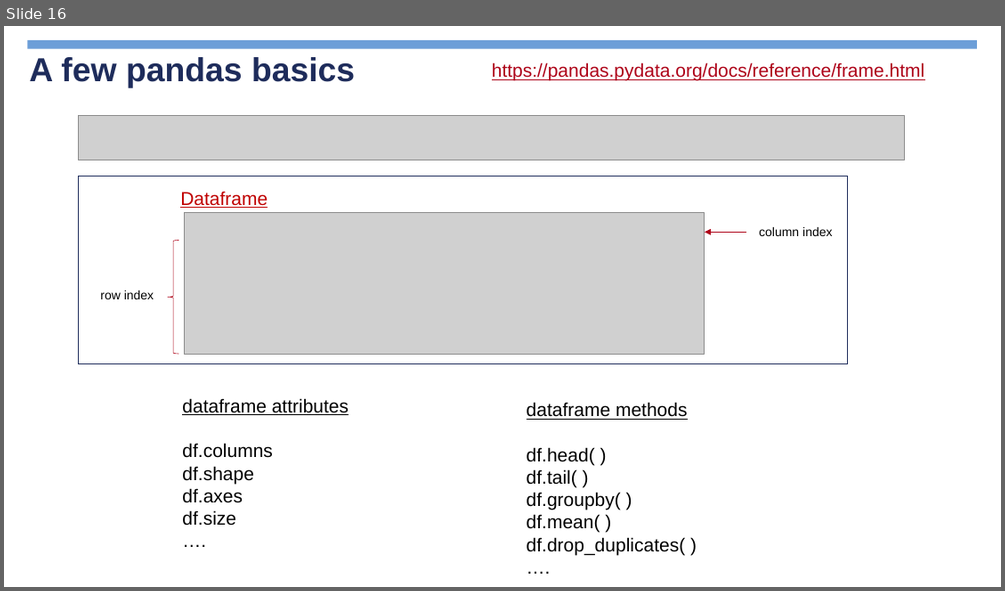
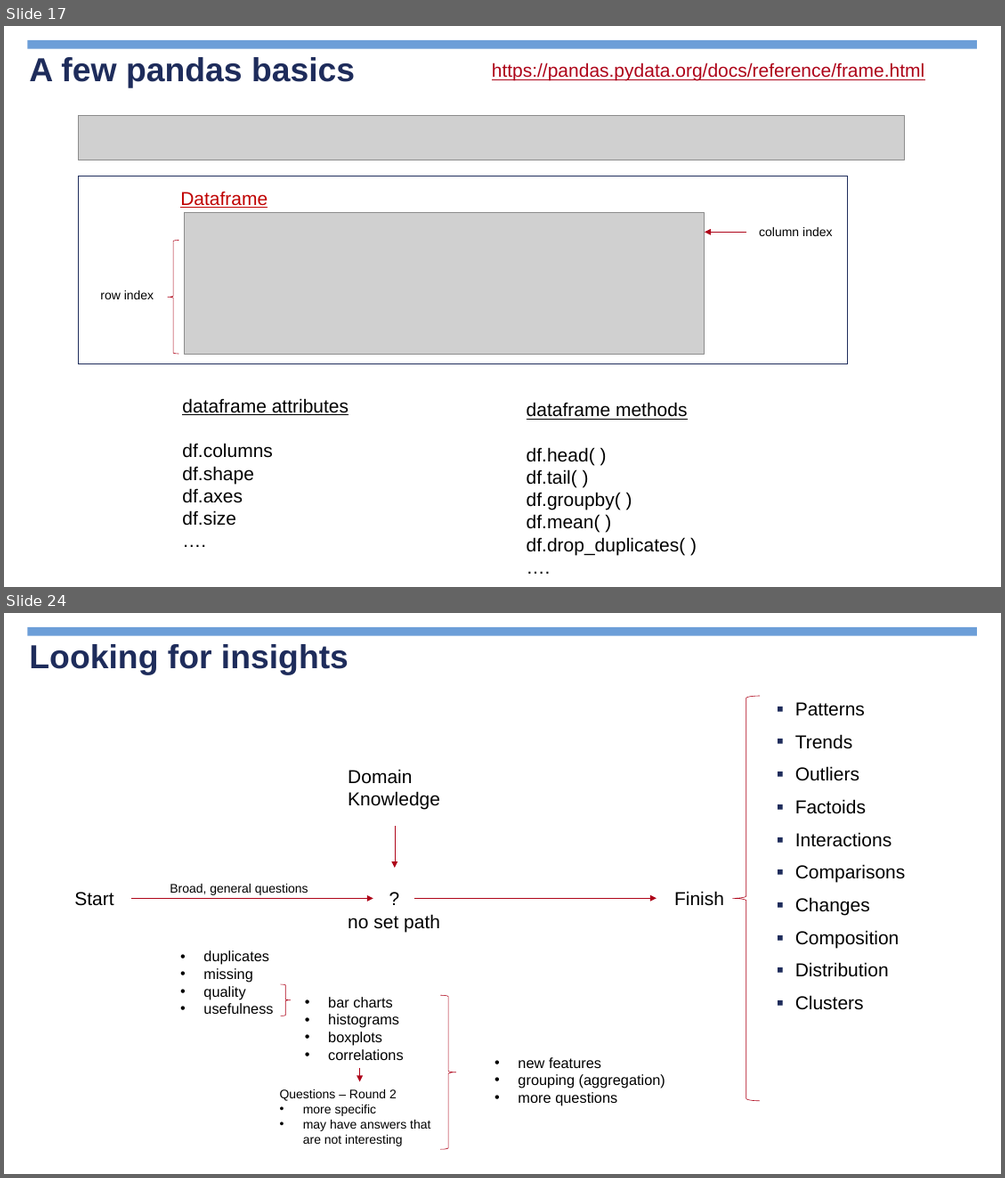
Before and after one commit to jimcody2014/Python-CDC, a slide deck: Intro to Python/Introduction to Python 2022.pptx. Shown one above the other, each under a label of ours: slide 16 before the commit, slides 17 and 24 after it; the slides between them are not shown. The pictures are 1005x591 and 1005x1178 pixels, drawn with LibreOffice and Linux fonts; fonts in the diff are those of the drawing; grey boxes stand for pictures; background and template pictures are left out. Boxes give left, top, right and bottom in pixels: in the first picture for what was removed or moved away, otherwise in the second. Text is boxed around its words. In the diff, an @@ line names an element or a change of style, - is before the commit and + after.

```diff
--- a/Intro to Python/Introduction to Python 2022.pptx
+++ b/Intro to Python/Introduction to Python 2022.pptx
@@ slide 24 added at <box>4,613,1001,1174</box>, background picture (left out); not listed: 1 template element that a slide beside it also shows @@
@@ title added at <box>29,644,348,675</box>, 32 pt, text #1E2C5B, bold @@
+Looking for insights
@@ left brace added at <box>732,696,760,1101</box>, outline #AE0419 0.5 pt @@
@@ text added at <box>795,702,906,1010</box>, 18 pt, text #000000 @@
+▪ Patterns
+▪ Trends
+▪ Outliers
+▪ Factoids
+▪ Interactions
+▪ Comparisons
+▪ Changes
+▪ Composition
+▪ Distribution
+▪ Clusters
@@ text added at <box>348,769,440,810</box>, 18 pt, text #000000 @@
+Domain Knowledge
@@ arrow added from (395, 826) to (395, 868), #AE0419 0.5 pt @@
@@ text added at <box>74,892,113,906</box>, 18 pt, text #000000 @@
+Start
@@ arrow added from (131, 898) to (373, 898), #AE0419 0.5 pt @@
@@ text added at <box>170,884,308,895</box>, 12 pt, text #000000 @@
+Broad, general questions
@@ text added at <box>381,883,407,913</box>, 18 pt, text #000000 @@
+?
@@ arrow added from (414, 898) to (656, 898), #AE0419 0.5 pt @@
@@ text added at <box>674,891,724,905</box>, 18 pt, text #000000 @@
+Finish
@@ text added at <box>348,914,440,932</box>, 18 pt, text #000000 @@
+no set path
@@ text added at <box>203,950,273,1013</box>, 14 pt, text #000000 @@
+• duplicates
+• missing
+• quality
+• usefulness
@@ right brace added at <box>281,985,291,1016</box>, outline #AE0419 0.5 pt @@
@@ text added at <box>328,997,404,1060</box>, 14 pt, text #000000 @@
+• bar charts
+• histograms
+• boxplots
+• correlations
@@ right brace added at <box>441,995,456,1149</box>, outline #AE0419 0.5 pt @@
@@ text added at <box>518,1057,665,1105</box>, 14 pt, text #000000 @@
+• new features
+• grouping (aggregation)
+• more questions
@@ text added at <box>280,1089,430,1146</box>, 12 pt, text #000000 @@
+Questions – Round 2
+• more specific
+• may have answers that are not interesting
@@ arrow added from (360, 1068) to (360, 1082), #AE0419 0.5 pt @@
@@ page number added at <box>769,1135,994,1165</box>, 13 pt, text #FFFFFF, bold @@
+24
@@ what was slide 16 is now slide 17 @@
```
Also in this commit, not shown: 1 slide changed, 7 other slides added, 48 other files.
